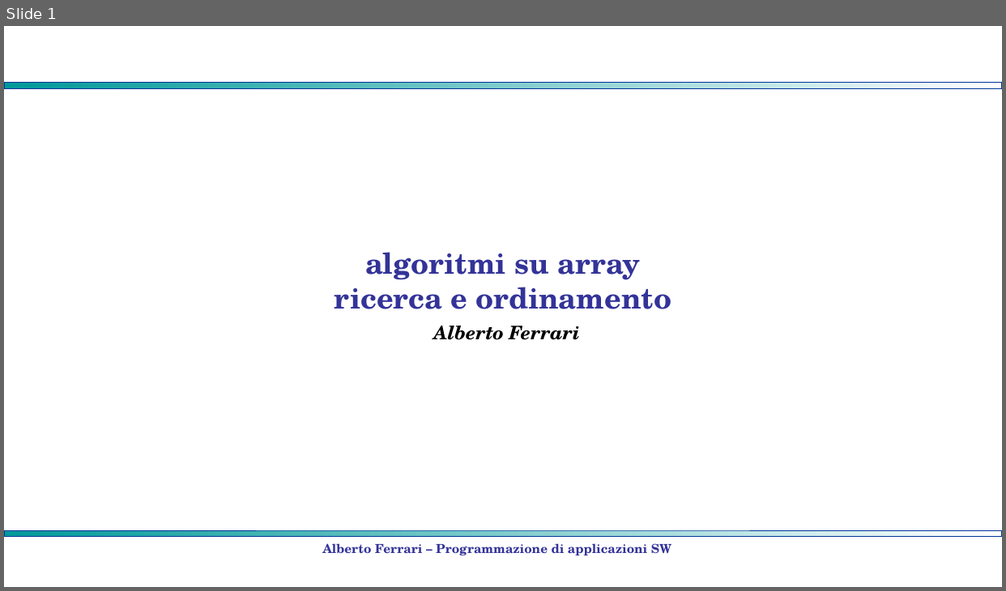
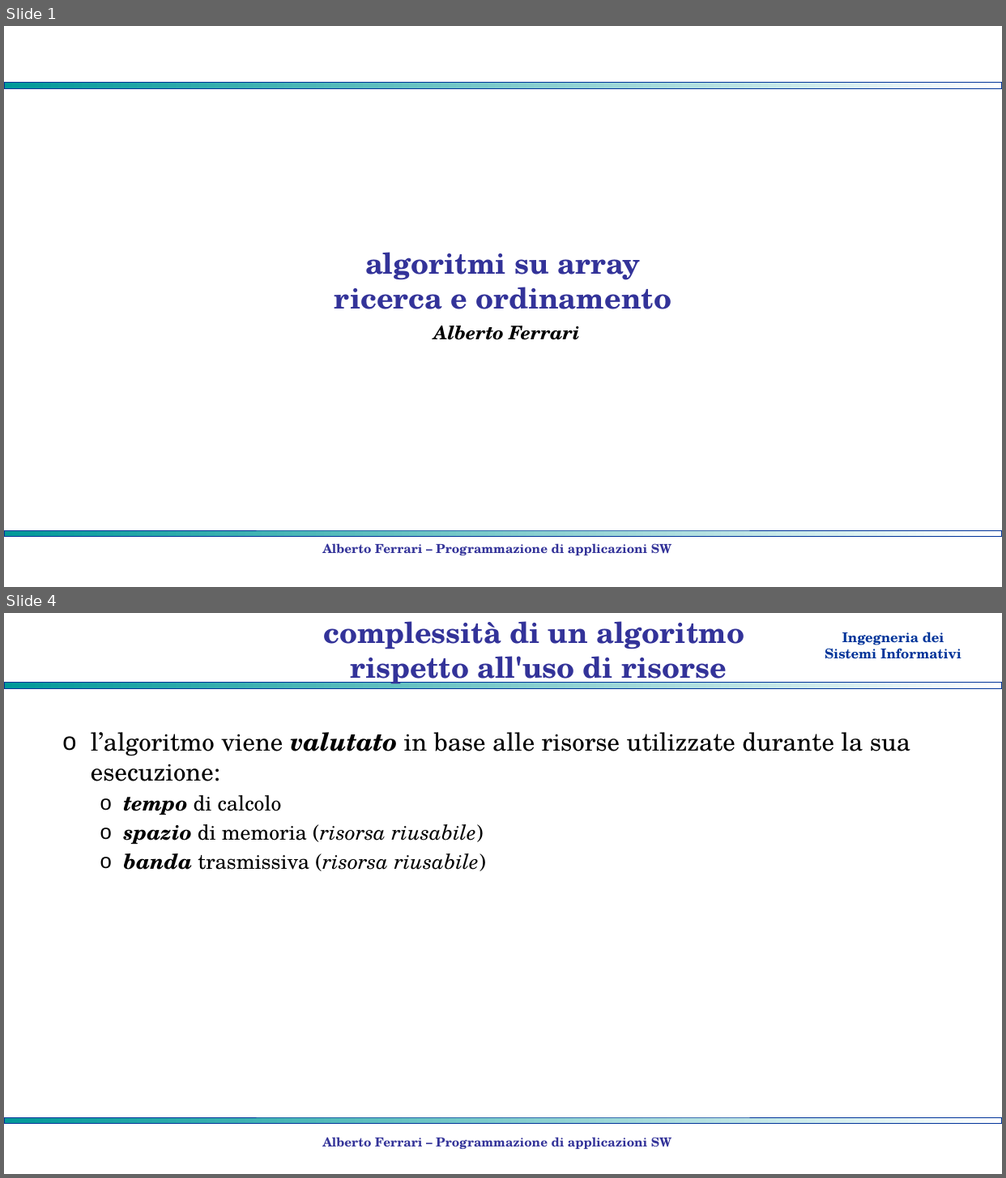
Before and after one commit to albertoferrari/pasw, a slide deck: lezioni/PASW08 - array - ricerca ordinamento.pptx. Shown one above the other, each under a label of ours: slide 1 before the commit, slides 1 and 4 after it; the slides between them are not shown. The pictures are 1006x591 and 1006x1178 pixels, drawn with LibreOffice and Linux fonts; fonts in the diff are those of the drawing; background and template pictures are left out. Boxes give left, top, right and bottom in pixels: in the first picture for what was removed or moved away, otherwise in the second. Text is boxed around its words. In the diff, an @@ line names an element or a change of style, - is before the commit and + after.

```diff
--- a/lezioni/PASW08 - array - ricerca ordinamento.pptx
+++ b/lezioni/PASW08 - array - ricerca ordinamento.pptx
@@ slide 4 added at (x1=4, y1=613, x2=1002, y2=1174), background #FFFFFF; not listed: 1 template element that a slide beside it also shows @@
@@ title added at (x1=324, y1=621, x2=744, y2=688), 28 pt, text #333399, bold @@
+complessità di un algoritmo
+rispetto all'uso di risorse
@@ text added at (x1=825, y1=632, x2=961, y2=659), 13 pt, text #003399, bold @@
+Ingegneria dei
+Sistemi Informativi
@@ rectangle added at (x1=4, y1=683, x2=1002, y2=688), fill gradient #009999 to #FFFFFF, outline #003399 0.75 pt @@
@@ text added at (x1=91, y1=732, x2=910, y2=871), 20 pt, text #000000 @@
+o l’algoritmo viene valutato in base alle risorse utilizzate durante la sua esecuzione:
+  o tempo di calcolo
+  o spazio di memoria (risorsa riusabile)
+  o banda trasmissiva (risorsa riusabile)
@@ text added at (x1=322, y1=1137, x2=671, y2=1149), 12 pt, text #333399, bold @@
+Alberto Ferrari – Programmazione di applicazioni SW
```
Also in this commit, not shown: 14 slides changed, 15 other slides added, 1 other file.
